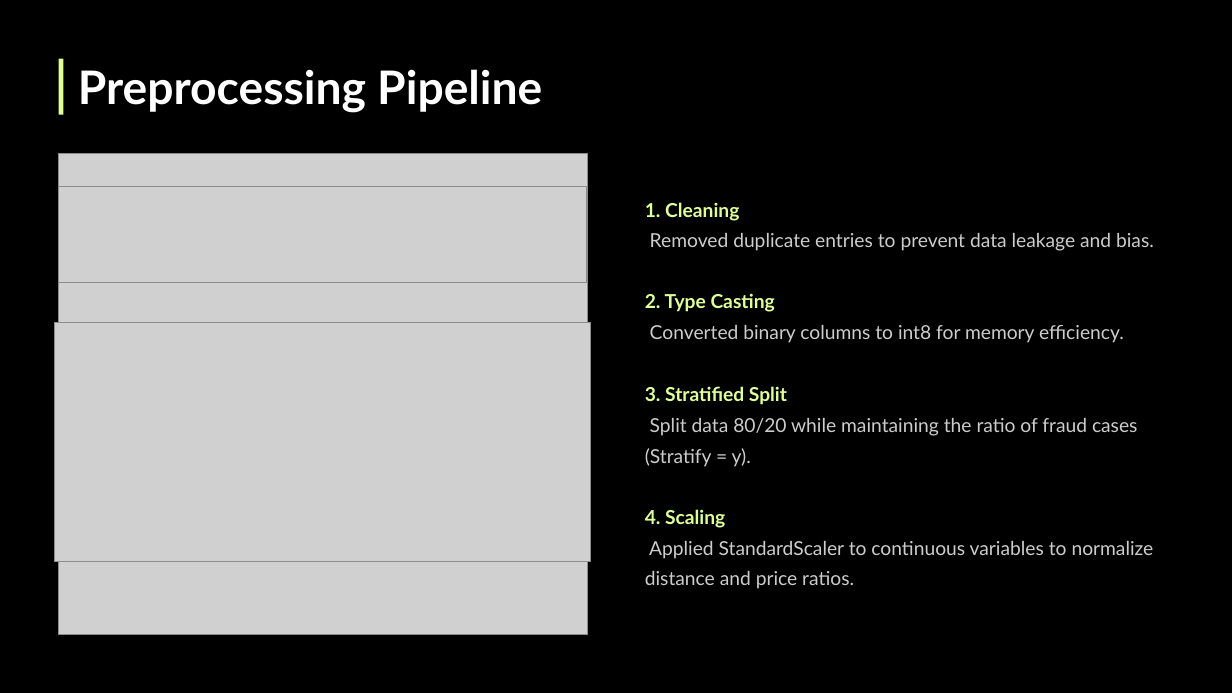
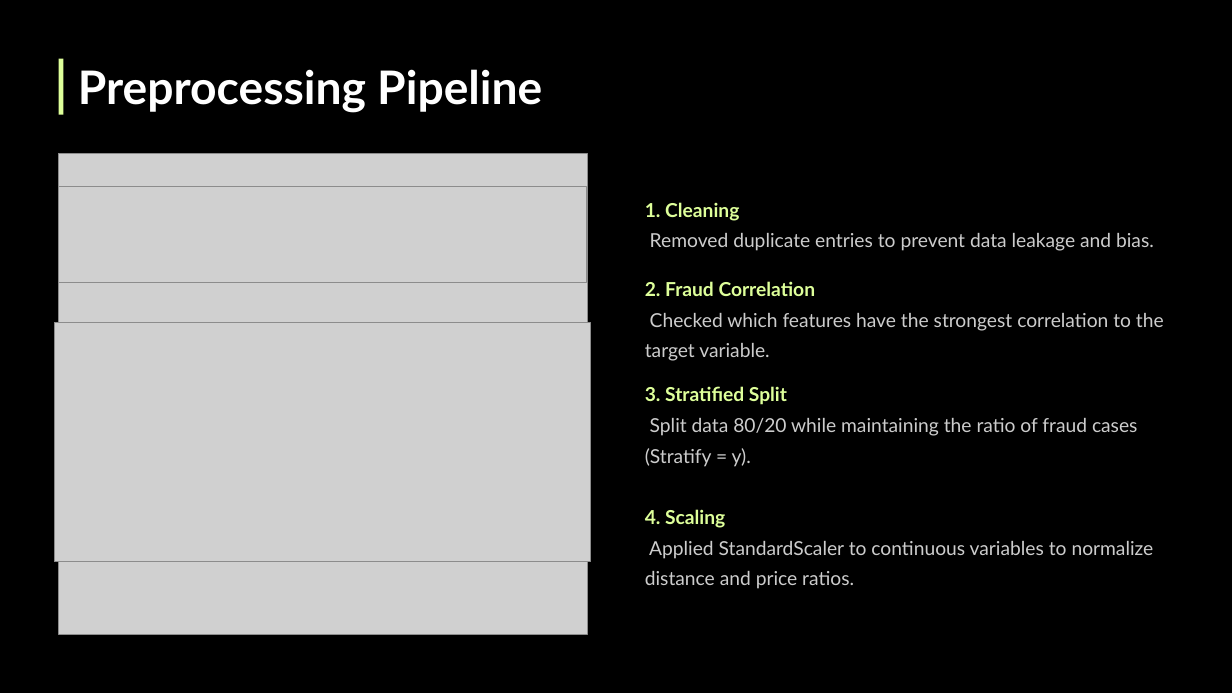
Before and after one commit to splus8191/6103-sp-25-Burke-Guerra-Soroosh, a slide deck: slide 5 of Credit Card Fraud Detection.pptx. Drawn at 1232x693 pixels with LibreOffice and Linux fonts; fonts in the diff are those of the drawing; grey boxes stand for pictures; background and template pictures are left out. Boxes give left, top, right and bottom in pixels: in the first picture for what was removed or moved away, otherwise in the second. Text is boxed around its words. In the diff, an @@ line names an element or a change of style, - is before the commit and + after.

Commit message:
Updated Slides

```diff
--- a/Credit Card Fraud Detection.pptx
+++ b/Credit Card Fraud Detection.pptx
@@ text at bbox=[645, 281, 1164, 361]: text changed @@
-2. Type Casting
-Converted binary columns to int8 for memory efficiency.
+2. Fraud Correlation
+Checked which features have the strongest correlation to the target variable.
```
Also in this commit, not shown: 7 other slides changed.
